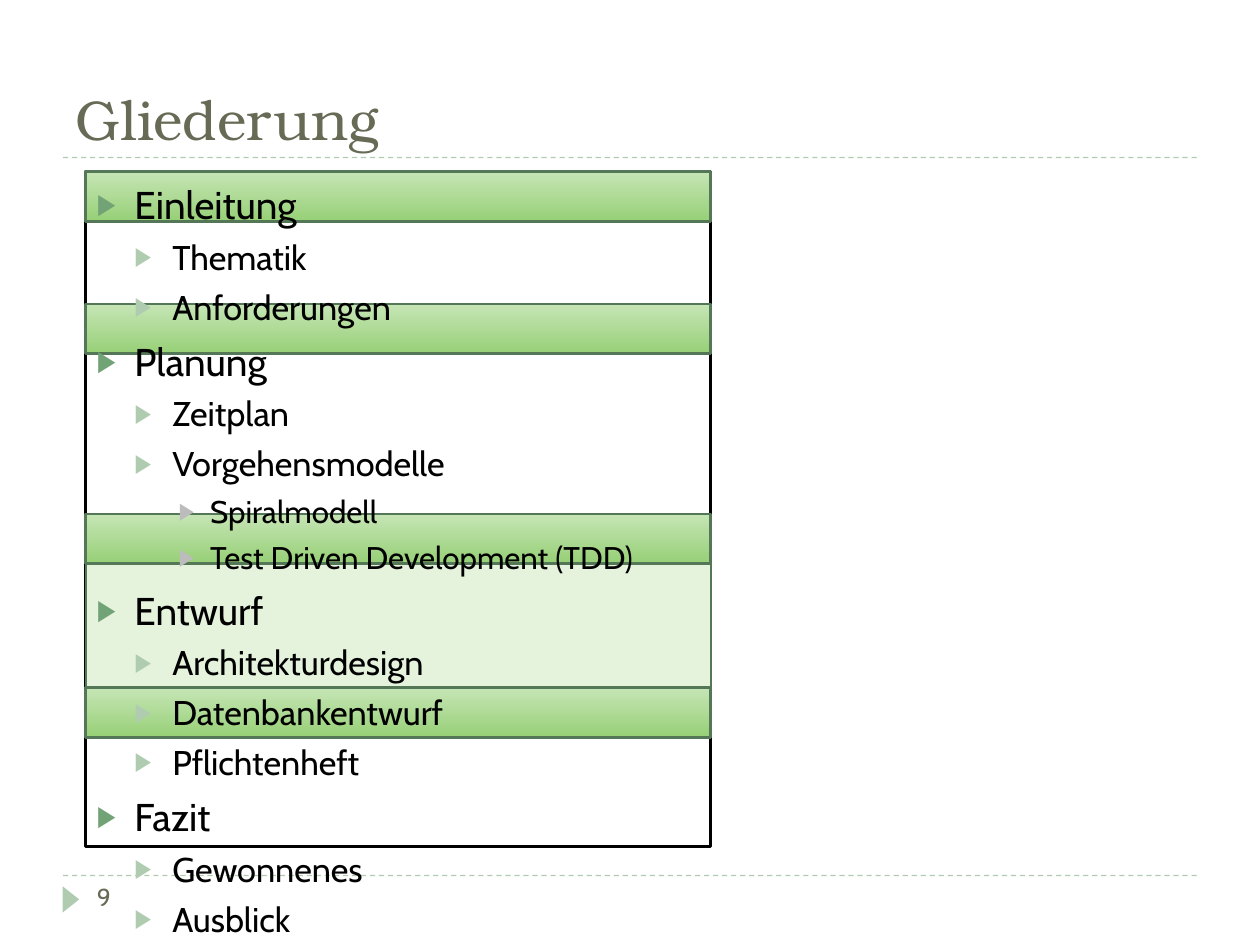
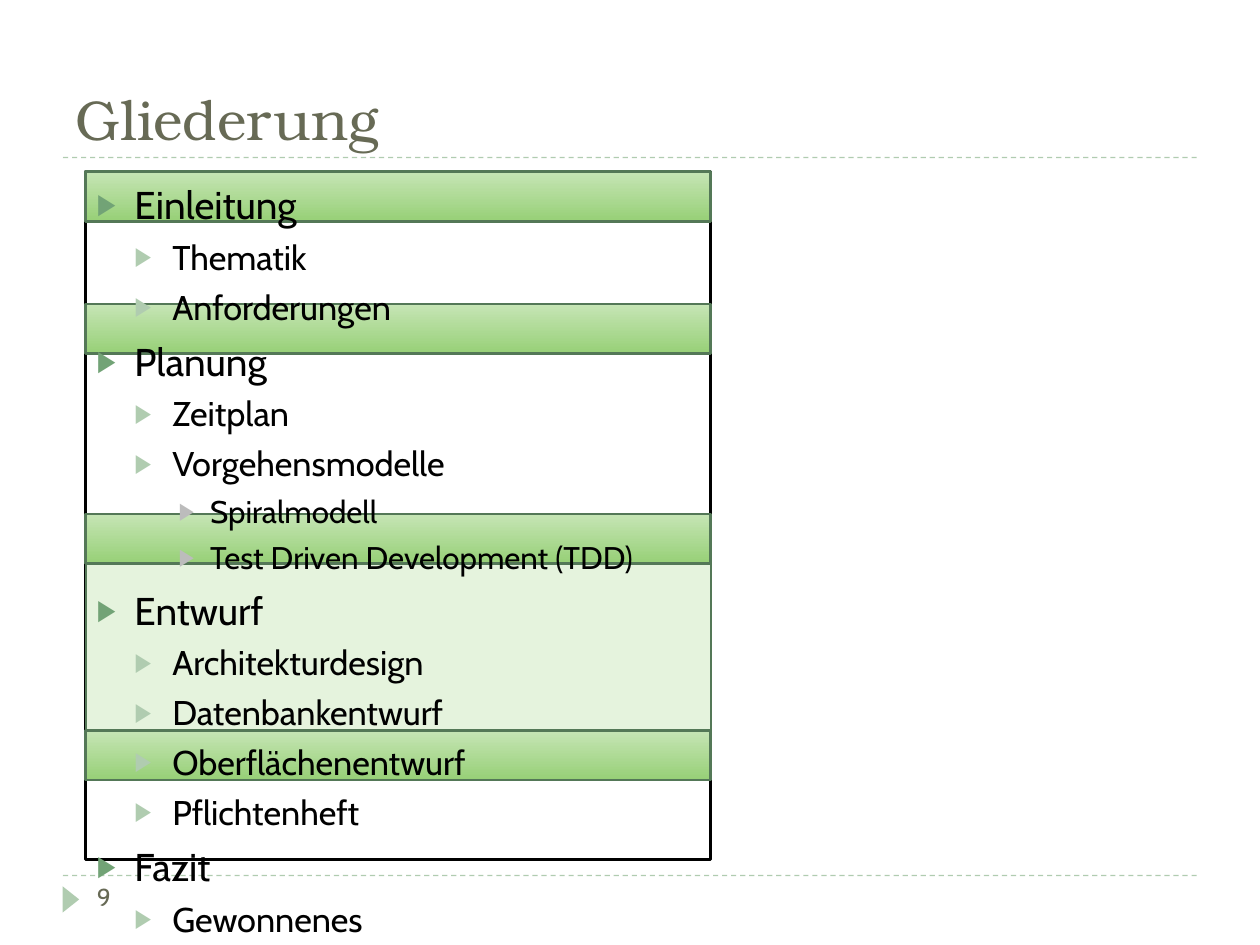
Before and after one commit to DarksideCode/Inventory-Management-System, a slide deck: slide 10 of Doku/Präsentation.pptx. Drawn at 1260x945 pixels with LibreOffice and Linux fonts; fonts in the diff are those of the drawing. Boxes give left, top, right and bottom in pixels: in the first picture for what was removed or moved away, otherwise in the second. Text is boxed around its words. In the diff, an @@ line names an element or a change of style, - is before the commit and + after.

```diff
--- a/Doku/Präsentation.pptx
+++ b/Doku/Präsentation.pptx
@@ rectangle: place and size @@
-rectangle at [86, 171, 711, 845]
+rectangle at [86, 171, 711, 859]
@@ rectangle: place and size @@
-rectangle at [86, 563, 711, 688]
+rectangle at [86, 563, 711, 731]
@@ rectangle: place and size @@
-rectangle at [86, 688, 711, 737]
+rectangle at [86, 731, 711, 780]
@@ text at [172, 749, 465, 784]: paragraph added @@
+  ▶ Oberflächenentwurf
```
Also in this commit, not shown: 8 other slides changed, 2 slides added, 2 other files.
